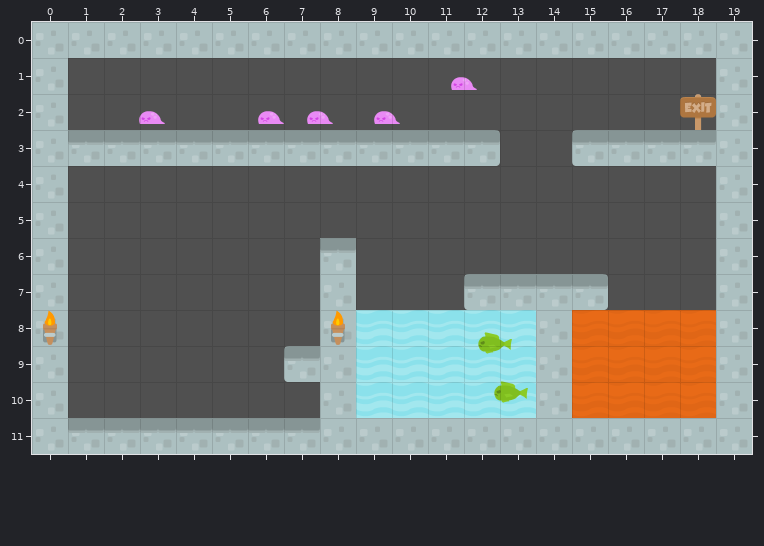
Two states of a Tiled map, levels/level0beta.tmx. Above, as it was before the edit.
Cells are 70x70 px. Shown: x 0..19, y 0..11.
And afterwards:
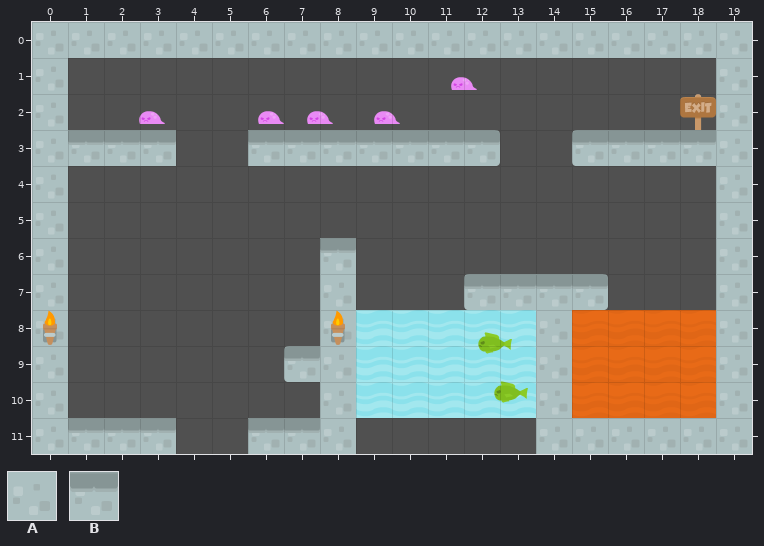
Key: from "Terrain": A 20 "castleCenter", B 36 "castleMid".
_ is an empty cell.
The edit:
Layer "Terrain":
y 3: x 4..5 BB -> __
y 11: x 4..5 BB -> __; x 9..13 AAAAA -> _____
Boxes around the changes in both pictures, in picture pixels (x1, y1, x2, y2):
removed: (176, 130, 248, 166)
removed: (176, 418, 248, 454)
removed: (356, 418, 536, 454)
